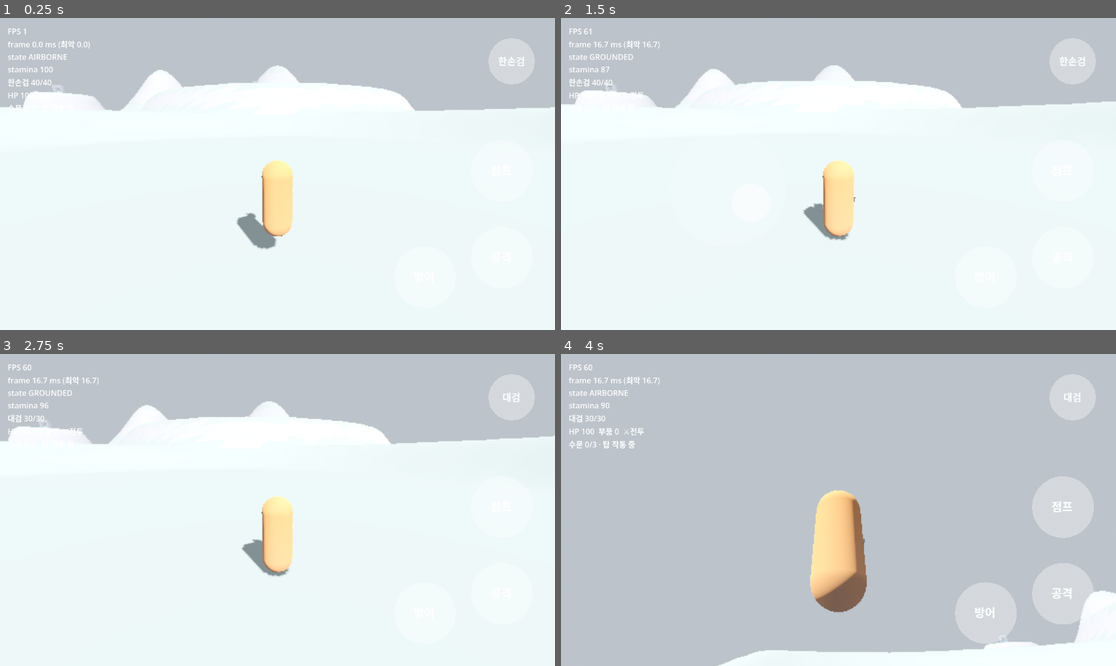
Above: before the commit, frames 1-4 (two rows, left to right).
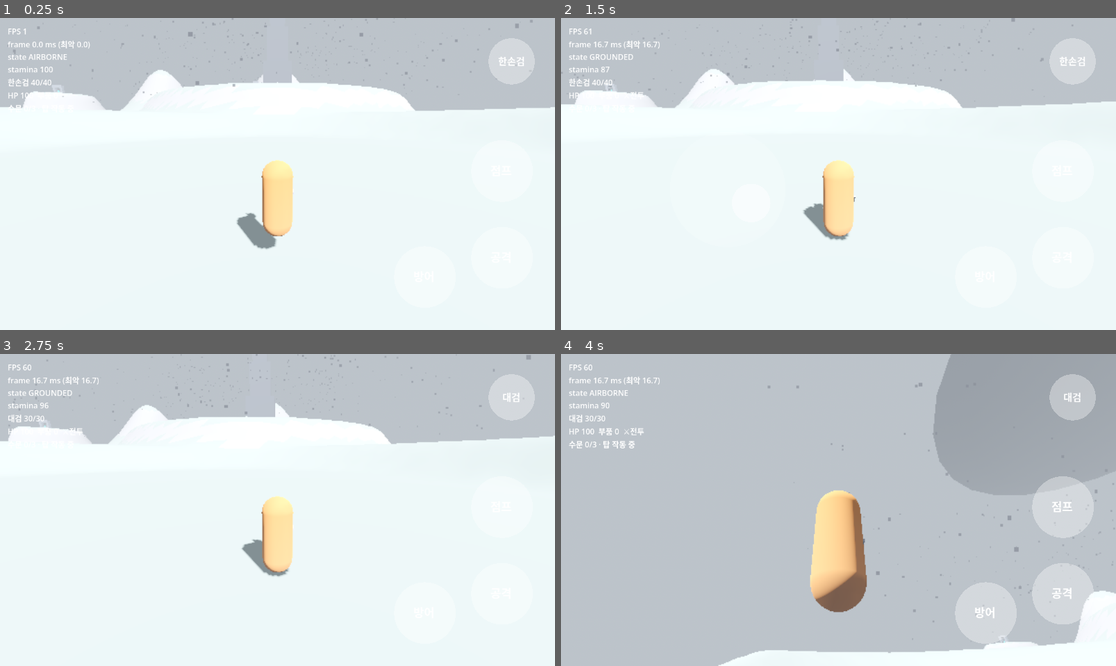
Above: after the commit, the same moments.

Repository: yeongkim0814-svg/Open-world
Game: Godot game, scene res://scenes/first_island.tscn
Same seed, same stepped clock (60 frames per second), same inputs: the game is played once before the commit and once after it.
Inputs (mouse positions are in pixels of both pictures, inside the frame that each line leads up to):
- Up to frame 1 (0.25 s): no input
- Up to frame 2 (1.5 s): move the mouse to (960, 158) at 0.52 s; hold D (move_right) 0.53-1.25 s; hold J (attack) 0.53-1.25 s; click (960, 158) at 0.67 s; tap Space (jump) at 0.77, 1.07 s; tap K (guard) at 0.8 s; drag from (727, 189) to (810, 236) at 1.27 s
- Up to frame 3 (2.75 s): move the mouse to (333, 441) at 2.02 s; hold D (move_right) from 2.03 s (still down); tap E (interact) at 2.1 s; tap Q (switch_weapon) at 2.3 s
- Up to frame 4 (4 s): release D (move_right) at 2.75 s; drag from (810, 572) to (672, 463) at 2.77 s; move the mouse to (1005, 556) at 3.52 s; hold A (move_left) from 3.53 s (still down); hold Ctrl (walk) from 3.53 s (still down); tap Space (jump) at 3.77, 3.8 s

The runs differ from the first frame. In frame 1, 0.4% of the frame differs, in the area x 1-96%, y 0-28%; in frame 2, 0.3%; in frame 3, 0.3%; in frame 4, 12%, in the area x 37-100%, y 0-86%.

Commit message:
feat(m4a): 계단식 탑 등반·코어 정지·회복 연출·기계 정지
Co-Authored-By: Claude Opus 5.5 <noreply@anthropic.com>
Claude-Session: https://claude.ai/code/session_01PShdycDoYj1ffFPsLxdXpC

Diff:
--- a/scenes/first_island.tscn
+++ b/scenes/first_island.tscn
@@ -10,6 +10,9 @@
 [ext_resource type="Script" path="res://scripts/nodes/debug_hud.gd" id="hud"]
 [ext_resource type="Script" path="res://scripts/nodes/lake.gd" id="lake"]
 [ext_resource type="PackedScene" path="res://scenes/sluice.tscn" id="sluice"]
+[ext_resource type="PackedScene" path="res://scenes/tower.tscn" id="tower"]
+[ext_resource type="PackedScene" path="res://scenes/machine_blade.tscn" id="blade"]
+[ext_resource type="PackedScene" path="res://scenes/machine_cannon.tscn" id="cannon"]
 
 [sub_resource type="ProceduralSkyMaterial" id="SkyMat"]
 sky_top_color = Color(0.5, 0.52, 0.55, 1)
@@ -142,6 +145,15 @@
 [node name="Shape" type="CollisionShape3D" parent="Pillar2"]
 shape = SubResource("Pillar2Shape")
 
+[node name="Tower" parent="." instance=ExtResource("tower")]
+transform = Transform3D(1, 0, 0, 0, 1, 0, 0, 0, 1, 0, 18, -10)
+
+[node name="TowerBlade" parent="." instance=ExtResource("blade")]
+transform = Transform3D(1, 0, 0, 0, 1, 0, 0, 0, 1, 4, 18.2, -1.5)
+
+[node name="TowerCannon" parent="." instance=ExtResource("cannon")]
+transform = Transform3D(1, 0, 0, 0, 1, 0, 0, 0, 1, -4, 18.2, -1.5)
+
 [node name="Sluice1" parent="." instance=ExtResource("sluice")]
 transform = Transform3D(1, 0, 0, 0, 1, 0, 0, 0, 1, -20, 34.2, -100)
 
--- /dev/null
+++ b/scenes/tower.tscn
@@ -0,0 +1,176 @@
+[gd_scene load_steps=22 format=3]
+
+[ext_resource type="Script" path="res://scripts/nodes/tower_core.gd" id="1"]
+[ext_resource type="Shader" path="res://shaders/vitality.gdshader" id="2"]
+
+[sub_resource type="ShaderMaterial" id="Metal"]
+shader = ExtResource("2")
+shader_parameter/albedo = Color(0.32, 0.33, 0.38, 1)
+
+[sub_resource type="ShaderMaterial" id="CoreMat"]
+shader = ExtResource("2")
+shader_parameter/albedo = Color(0.3, 0.9, 1, 1)
+shader_parameter/keep_color = true
+
+[sub_resource type="BoxMesh" id="T1Mesh"]
+size = Vector3(14, 15, 14)
+
+[sub_resource type="BoxShape3D" id="T1Shape"]
+size = Vector3(14, 15, 14)
+
+[sub_resource type="BoxMesh" id="T2Mesh"]
+size = Vector3(10, 15, 10)
+
+[sub_resource type="BoxShape3D" id="T2Shape"]
+size = Vector3(10, 15, 10)
+
+[sub_resource type="BoxMesh" id="T3Mesh"]
+size = Vector3(7, 15, 7)
+
+[sub_resource type="BoxShape3D" id="T3Shape"]
+size = Vector3(7, 15, 7)
+
+[sub_resource type="BoxMesh" id="T4Mesh"]
+size = Vector3(4, 15, 4)
+
+[sub_resource type="BoxShape3D" id="T4Shape"]
+size = Vector3(4, 15, 4)
+
+[sub_resource type="SphereMesh" id="CoreMesh"]
+radius = 0.6
+height = 1.2
+
+[sub_resource type="StandardMaterial3D" id="DustMat"]
+transparency = 1
+shading_mode = 0
+billboard_mode = 3
+vertex_color_use_as_albedo = true
+albedo_color = Color(0.35, 0.36, 0.4, 0.7)
+
+[sub_resource type="QuadMesh" id="DustQuad"]
+material = SubResource("DustMat")
+size = Vector2(0.6, 0.6)
+
+[sub_resource type="ParticleProcessMaterial" id="VortexProc"]
+emission_shape = 6
+emission_ring_axis = Vector3(0, 1, 0)
+emission_ring_height = 10.0
+emission_ring_radius = 110.0
+emission_ring_inner_radius = 50.0
+emission_ring_cone_angle = 90.0
+direction = Vector3(0, 1, 0)
+initial_velocity_min = 1.0
+initial_velocity_max = 2.0
+gravity = Vector3(0, 3, 0)
+radial_accel_min = -9.0
+radial_accel_max = -7.0
+tangential_accel_min = 2.0
+tangential_accel_max = 4.0
+
+[sub_resource type="StandardMaterial3D" id="LifeMat"]
+shading_mode = 0
+billboard_mode = 3
+albedo_color = Color(0.49, 0.95, 0.6, 1)
+emission_enabled = true
+emission = Color(0.95, 0.82, 0.49, 1)
+emission_energy_multiplier = 2.0
+
+[sub_resource type="QuadMesh" id="LifeQuad"]
+material = SubResource("LifeMat")
+size = Vector2(0.8, 0.8)
+
+[sub_resource type="ParticleProcessMaterial" id="BurstProc"]
+emission_shape = 1
+emission_sphere_radius = 2.0
+direction = Vector3(0, 1, 0)
+spread = 180.0
+initial_velocity_min = 15.0
+initial_velocity_max = 35.0
+gravity = Vector3(0, -6, 0)
+damping_min = 1.0
+damping_max = 2.0
+
+[sub_resource type="StandardMaterial3D" id="CloudMat"]
+transparency = 1
+shading_mode = 0
+albedo_color = Color(0.22, 0.23, 0.26, 0.65)
+
+[sub_resource type="CylinderMesh" id="CloudMesh"]
+material = SubResource("CloudMat")
+top_radius = 70.0
+bottom_radius = 55.0
+height = 4.0
+radial_segments = 24
+
+[node name="Tower" type="Node3D"]
+
+[node name="Tier1" type="StaticBody3D" parent="."]
+transform = Transform3D(1, 0, 0, 0, 1, 0, 0, 0, 1, 0, 7.5, 0)
+
+[node name="Mesh" type="MeshInstance3D" parent="Tier1"]
+mesh = SubResource("T1Mesh")
+surface_material_override/0 = SubResource("Metal")
+
+[node name="Shape" type="CollisionShape3D" parent="Tier1"]
+shape = SubResource("T1Shape")
+
+[node name="Tier2" type="StaticBody3D" parent="."]
+transform = Transform3D(1, 0, 0, 0, 1, 0, 0, 0, 1, 0, 22.5, 0)
+
+[node name="Mesh" type="MeshInstance3D" parent="Tier2"]
+mesh = SubResource("T2Mesh")
+surface_material_override/0 = SubResource("Metal")
+
+[node name="Shape" type="CollisionShape3D" parent="Tier2"]
+shape = SubResource("T2Shape")
+
+[node name="Tier3" type="StaticBody3D" parent="."]
+transform = Transform3D(1, 0, 0, 0, 1, 0, 0, 0, 1, 0, 37.5, 0)
+
+[node name="Mesh" type="MeshInstance3D" parent="Tier3"]
+mesh = SubResource("T3Mesh")
+surface_material_override/0 = SubResource("Metal")
+
+[node name="Shape" type="CollisionShape3D" parent="Tier3"]
+shape = SubResource("T3Shape")
+
+[node name="Tier4" type="StaticBody3D" parent="."]
+transform = Transform3D(1, 0, 0, 0, 1, 0, 0, 0, 1, 0, 52.5, 0)
+
+[node name="Mesh" type="MeshInstance3D" parent="Tier4"]
+mesh = SubResource("T4Mesh")
+surface_material_override/0 = SubResource("Metal")
+
+[node name="Shape" type="CollisionShape3D" parent="Tier4"]
+shape = SubResource("T4Shape")
+
+[node name="Core" type="Node3D" parent="."]
+transform = Transform3D(1, 0, 0, 0, 1, 0, 0, 0, 1, 0, 61, -1.3)
+script = ExtResource("1")
+
+[node name="Mesh" type="MeshInstance3D" parent="Core"]
+mesh = SubResource("CoreMesh")
+surface_material_override/0 = SubResource("CoreMat")
+
+[node name="Vortex" type="GPUParticles3D" parent="."]
+amount = 600
+lifetime = 10.0
+preprocess = 10.0
+visibility_aabb = AABB(-130, -20, -130, 260, 120, 260)
+process_material = SubResource("VortexProc")
+draw_pass_1 = SubResource("DustQuad")
+
+[node name="Burst" type="GPUParticles3D" parent="."]
+transform = Transform3D(1, 0, 0, 0, 1, 0, 0, 0, 1, 0, 61, 0)
+emitting = false
+amount = 800
+lifetime = 5.0
+one_shot = true
+explosiveness = 1.0
+visibility_aabb = AABB(-150, -80, -150, 300, 160, 300)
+process_material = SubResource("BurstProc")
+draw_pass_1 = SubResource("LifeQuad")
+
+[node name="Cloud" type="MeshInstance3D" parent="."]
+transform = Transform3D(1, 0, 0, 0, 1, 0, 0, 0, 1, 0, 75, 0)
+mesh = SubResource("CloudMesh")
--- a/scripts/core/locomotion.gd
+++ b/scripts/core/locomotion.gd
@@ -10,6 +10,7 @@
 const LEDGE_HOP_HEIGHT := 2.1    ## 벽 끝에서 올라설 때 솟는 높이 (m) — 끝 감지 레이(머리 1.7m)보다 높아야 발이 턱을 넘는다
 const LEDGE_HOP_FORWARD := 3.0   ## 올라설 때 벽 너머로 미는 속도
 const REGRAB_BLOCK_TIME := 0.5   ## 올라서기/벽 점프 직후 재등반 금지 시간 (s)
+const HOP_REGRAB_FALL_SPEED := 12.0  ## 올라서기 도약 후 이보다 빨리 떨어지면(단을 놓침) 다시 벽을 잡을 수 있다
 const FLOAT_GAIN := 4.0          ## 수면 높이로 떠오르는 속도 계수
 const FLOAT_MAX_SPEED := 3.0
 const SWIM_EXIT_RATIO := 0.75    ## 이 비율보다 얕고 발이 바닥에 닿으면 걸어 나감
@@ -28,6 +29,7 @@
 var _dodge_time := 0.0
 var _regrab_block := 0.0          ## > 0 이면 올라서기 도약 중 (재등반 금지 + 수평 속도 유지)
 var _climb_jumping := false       ## 벽 점프 직후: 카메라와 무관하게 위로 밀면 다시 붙는다
+var _hop_guard := false           ## 올라서기 도약 중: 착지할 때까지 다음 벽(계단식 탑의 윗단)을 잡지 않는다
 var _dash := 0.0                  ## 수영 가속 남은 시간
 var _dash_dir := Vector3.ZERO
 var _drown := 0.0                 ## 물에서 탈진한 시간
@@ -62,6 +64,7 @@
 
 func _enter_swim() -> void:
 	state = State.SWIMMING
+	_hop_guard = false
 	_dash = 0.0
 	_drown = 0.0
 	_climb_jumping = false
@@ -151,6 +154,7 @@
 		velocity.y = 0.0
 		state = State.GROUNDED
 		_climb_jumping = false
+		_hop_guard = false
 
 
 func _step_climbing(intent: InputIntent, sense: Dictionary, delta: float) -> void:
@@ -169,6 +173,7 @@
 		velocity = Vector3.UP * sqrt(2.0 * _t.gravity * LEDGE_HOP_HEIGHT) - wn * LEDGE_HOP_FORWARD
 		state = State.AIRBORNE
 		_regrab_block = REGRAB_BLOCK_TIME
+		_hop_guard = true
 		return
 	if intent.jump_pressed:
 		_stamina.spend(_t.climb_jump_cost)
@@ -218,13 +223,16 @@
 ## 벽이 있고, 벽 쪽으로 밀고 있고, 스태미나로 시작할 수 있으면 등반 상태로 전환.
 func _try_start_climb(intent: InputIntent, sense: Dictionary) -> bool:
 	var wn: Vector3 = sense.get("wall_normal", Vector3.ZERO)
-	if wn == Vector3.ZERO or _regrab_block > 0.0 or not _stamina.can_start():
+	if wn == Vector3.ZERO or not _stamina.can_start():
+		return false
+	if (_regrab_block > 0.0 or _hop_guard) and velocity.y > -HOP_REGRAB_FALL_SPEED:
 		return false
 	var regrab := _climb_jumping and intent.move.y > 0.0
 	var into_wall := _world_dir(intent).dot(-wn) >= cos(deg_to_rad(_t.climb_grab_angle_deg))
 	if not regrab and not into_wall:
 		return false
 	_climb_jumping = false
+	_hop_guard = false
 	state = State.CLIMBING
 	velocity = Vector3.ZERO
 	return true
--- a/scripts/nodes/first_island.gd
+++ b/scripts/nodes/first_island.gd
@@ -2,7 +2,14 @@
 extends Node3D
 ## 첫 섬 씬 루트 (그룹 "world"). 진행 상태를 갖고 수문·탑 이벤트를 처리한다.
 
+const RECOVERY_RADIUS := 220.0
+const RECOVERY_TIME := 6.0
+const CLEAR_SKY_TOP := Color("#7EC3EA")
+const CLEAR_HORIZON := Color(0.78, 0.86, 0.9)
+const CLEAR_FOG := Color(0.78, 0.86, 0.9)
+
 var state := WorldState.new()
+var vitality_radius := 0.0
 
 @onready var lake: Lake = $Lake
 
@@ -29,5 +36,31 @@
 		aqueduct.visible = state.open_count() > 0
 
 
+## 탑 정지 (처음 한 번만): 소용돌이 멈춤 → 생명력 터짐 → 회복 반경 확장 → 하늘이 갬 → 섬의 기계 정지.
+func stop_tower() -> void:
+	if not state.stop_tower():
+		return
+	var tower := $Tower
+	tower.get_node("Vortex").emitting = false
+	tower.get_node("Burst").restart()
+	var tween := create_tween().set_parallel()
+	tween.tween_method(_set_vitality, 0.0, RECOVERY_RADIUS, RECOVERY_TIME).set_trans(Tween.TRANS_SINE)
+	var cloud_mat: StandardMaterial3D = (tower.get_node("Cloud") as MeshInstance3D).mesh.material
+	tween.tween_property(cloud_mat, "albedo_color:a", 0.0, RECOVERY_TIME * 0.5)
+	var env: Environment = $WorldEnvironment.environment
+	var sky: ProceduralSkyMaterial = env.sky.sky_material
+	tween.tween_property(sky, "sky_top_color", CLEAR_SKY_TOP, RECOVERY_TIME)
+	tween.tween_property(sky, "sky_horizon_color", CLEAR_HORIZON, RECOVERY_TIME)
+	tween.tween_property(env, "fog_light_color", CLEAR_FOG, RECOVERY_TIME)
+	for m in get_tree().get_nodes_in_group("enemy"):
+		if m.has_method("deactivate"):
+			m.deactivate()
+
+
+func _set_vitality(r: float) -> void:
+	vitality_radius = r
+	RenderingServer.global_shader_parameter_set("vitality_radius", r)
+
+
 func status_text() -> String:
 	return "수문 %d/3 · 탑 %s" % [state.open_count(), "멈춤" if state.tower_stopped else "작동 중"]
--- a/scripts/nodes/machine.gd
+++ b/scripts/nodes/machine.gd
@@ -26,6 +26,7 @@
 var _dead_time := 0.0
 var _hit_flash := 0.0
 var _hit_this_tick := false
+var _deactivated := false
 
 @onready var _eye_mat: StandardMaterial3D = ($Eye as MeshInstance3D).get_surface_override_material(0)
 @onready var _body_mat: StandardMaterial3D = ($Body as MeshInstance3D).get_surface_override_material(0)
@@ -79,6 +80,14 @@
 		_die()
 
 
+## 탑이 멈춤 → 영구 정지 (부활·부품 드롭 없음, 회색 조각상으로 남음).
+func deactivate() -> void:
+	_deactivated = true
+	attack.cancel()
+	hp = 0.0
+	velocity = Vector3.ZERO
+
+
 ## 패링당함: 공격 취소, 경직, 이 개체만 슬로우모션 (C5).
 func on_parried() -> void:
 	attack.cancel()
@@ -101,6 +110,8 @@
 	var scaled := delta * _slow.enemy_time_scale()
 	_hit_flash = maxf(_hit_flash - delta, 0.0)
 	_update_visuals()
+	if _deactivated:
+		return
 	if not is_alive():
 		_dead_time += delta
 		if _dead_time >= data.respawn_time:
@@ -188,7 +199,7 @@
 	var telegraph := attack != null and attack.phase == EnemyAttack.Phase.TELEGRAPH
 	var c := COLOR_PARRYABLE if attack == null or attack.parryable else COLOR_UNPARRYABLE
 	_eye_mat.emission = c if telegraph else Color(0.2, 0.6, 1.0)
-	_eye_mat.emission_energy_multiplier = 4.0 if telegraph else 1.0
+	_eye_mat.emission_energy_multiplier = 4.0 if telegraph else (0.0 if _deactivated else 1.0)
 	_body_mat.albedo_color = Color(1, 1, 1) if _hit_flash > 0.0 else (Color(0.2, 0.2, 0.2) if not is_alive() else Color(0.45, 0.5, 0.55))
 	_label.text = "%s %d" % [data.display_name, maxi(roundi(hp), 0)] if is_alive() else "…"
 
--- /dev/null
+++ b/scripts/nodes/tower_core.gd
@@ -0,0 +1,18 @@
+class_name TowerCore
+extends Node3D
+## 착취탑 꼭대기 코어 (그룹 "interactable"). 「정지」하면 섬 루트(FirstIsland)가 회복 연출을 시작한다.
+
+
+func _ready() -> void:
+	add_to_group("interactable")
+
+
+func prompt() -> String:
+	var world := get_tree().get_first_node_in_group("world")
+	return "탑 (멈춤)" if world and world.state.tower_stopped else "정지"
+
+
+func interact(_player: Player) -> void:
+	var world := get_tree().get_first_node_in_group("world")
+	if world:
+		world.stop_tower()
--- a/tests/unit/test_locomotion_climb_glide.gd
+++ b/tests/unit/test_locomotion_climb_glide.gd
@@ -112,3 +112,24 @@
 	var l := Locomotion.new(t, Stamina.new(t)); l.state = Locomotion.State.AIRBORNE
 	l.step(_intent(Vector2(sin(deg_to_rad(50.0)), cos(deg_to_rad(50.0)))), wall, DT)
 	assert_eq(l.state, Locomotion.State.AIRBORNE, "벽을 옆에 끼고 이동할 때는 오르지 않음")
+
+
+func test_ledge_hop_does_not_regrab_next_wall_before_landing():   # 탑 계단식 단: 도약 중 다음 단 벽을 잡지 않음
+	var l := Locomotion.new(t, Stamina.new(t)); l.state = Locomotion.State.CLIMBING
+	_hop(l)
+	var into_wall := _intent(Vector2(0, 1))
+	for i in 50:                      # 0.83s — 기존 재등반 금지(0.5s)보다 길게, 아직 공중
+		l.step(into_wall, wall, DT)
+	assert_eq(l.state, Locomotion.State.AIRBORNE)
+	var floor_wall := wall.duplicate(); floor_wall["on_floor"] = true
+	l.velocity.y = -1.0
+	l.step(into_wall, floor_wall, DT)                    # 착지
+	l.step(into_wall, floor_wall, DT)                    # 착지 후 벽으로 밀면 다시 등반
+	assert_eq(l.state, Locomotion.State.CLIMBING)
+
+func test_ledge_hop_missed_can_regrab_when_falling_fast():
+	var l := Locomotion.new(t, Stamina.new(t)); l.state = Locomotion.State.CLIMBING
+	_hop(l)
+	l.velocity.y = -13.0
+	l.step(_intent(Vector2(0, 1)), wall, DT)
+	assert_eq(l.state, Locomotion.State.CLIMBING, "단을 놓쳐 크게 떨어지면 다시 잡을 수 있음")
--- a/tools/gen_first_island.gd
+++ b/tools/gen_first_island.gd
@@ -38,13 +38,13 @@
 	return lerpf(MIN_H, h, smoothstep(140.0, 125.0, d))                 # 해안 → 바다
 
 
-## 저수호: 바닥 -4, 반경 45~47 안쪽 벽, 47~55 둑 윗면 16, 55~65 바깥 경사. 탑 섬 반경 8 = 18.
+## 저수호: 바닥 -4, 반경 45~47 안쪽 벽, 47~55 둑 윗면 16, 55~65 바깥 경사. 탑 섬 반경 10 = 18.
 static func _lake(p: Vector2, h: float) -> float:
 	var dl := p.distance_to(LAKE)
-	if dl < 8.0:
+	if dl < 10.0:
 		return 18.0
-	if dl < 9.5:
-		return lerpf(18.0, -4.0, (dl - 8.0) / 1.5)
+	if dl < 11.5:
+		return lerpf(18.0, -4.0, (dl - 10.0) / 1.5)
 	if dl < 45.0:
 		return -4.0
 	if dl < 47.0:
Binary file changed: assets/terrain/first_island.png
Not shown, added: scripts/nodes/tower_core.gd.uid
